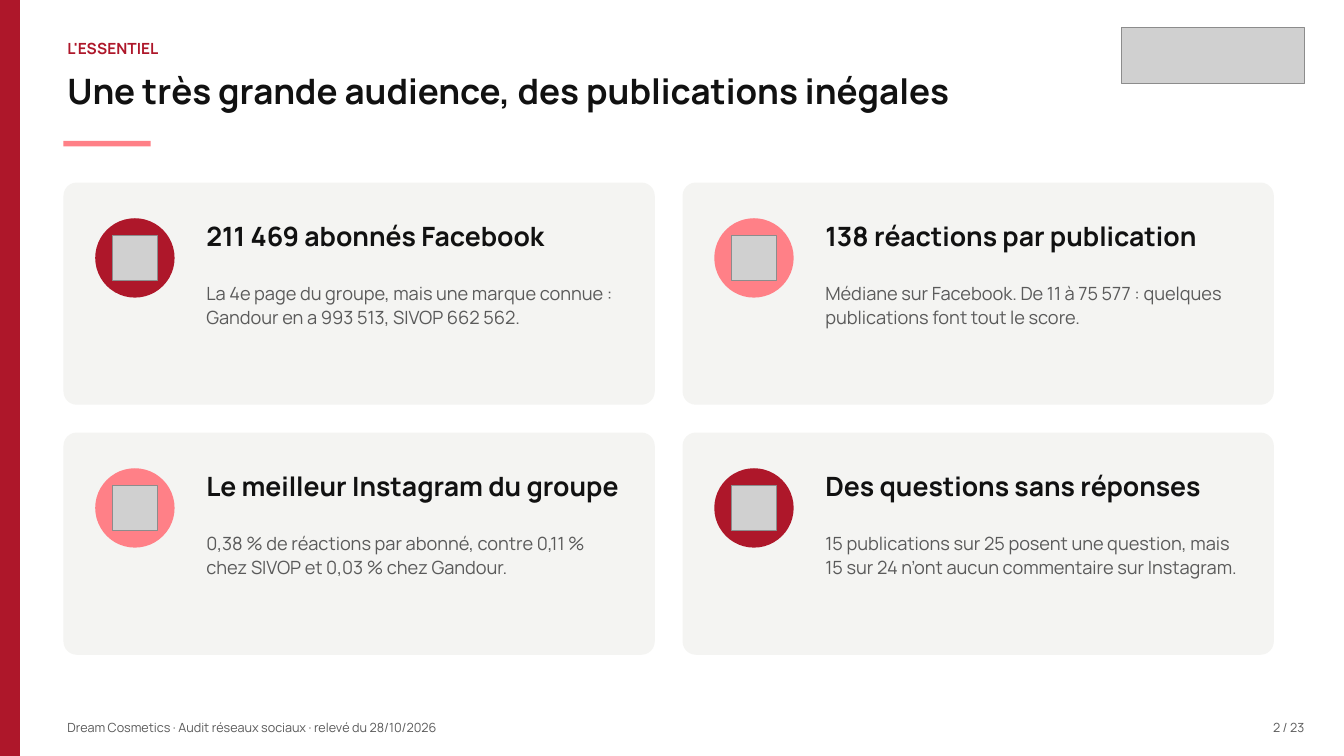
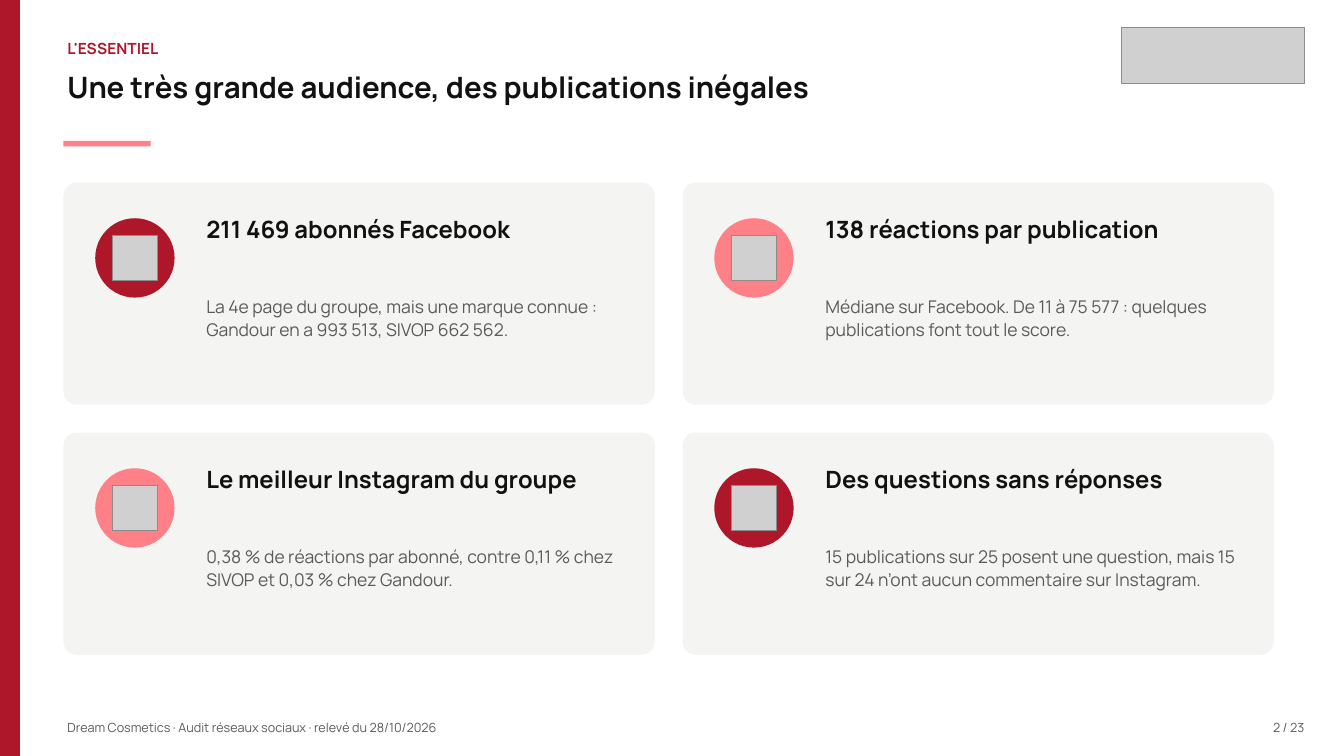
Before and after one commit to leslita06/fatima-unifood-fictif, a slide deck: slide 2 of tmp-tj/261028_dream-cosmetics_audit-reseaux-sociaux_v2.pptx. Drawn at 1344x756 pixels with LibreOffice and Linux fonts; fonts in the diff are those of the drawing; grey boxes stand for pictures. Boxes give left, top, right and bottom in pixels: in the first picture for what was removed or moved away, otherwise in the second. Text is boxed around its words. In the diff, an @@ line names an element or a change of style, - is before the commit and + after.

```diff
--- a/tmp-tj/261028_dream-cosmetics_audit-reseaux-sociaux_v2.pptx
+++ b/tmp-tj/261028_dream-cosmetics_audit-reseaux-sociaux_v2.pptx
@@ text "Une très grande audience, des ..." at (67,74,809,106): size 25 to 21 pt @@
@@ text "La 4e page du groupe, ...": place and size @@
-text "La 4e page du groupe, ..." at (206,287,603,326)
+text "La 4e page du groupe, ..." at (206,300,588,338)
@@ text "Médiane sur Facebook. De 11 ...": place and size @@
-text "Médiane sur Facebook. De 11 ..." at (825,286,1222,329)
+text "Médiane sur Facebook. De 11 ..." at (825,299,1207,340)
@@ size 19 to 17 pt in 4 elements at (206,219,509,239), (825,219,1159,244), (206,470,577,494), (825,469,1163,494) @@
@@ text "0,38 % de réactions par ...": place and size @@
-text "0,38 % de réactions par ..." at (206,536,565,576)
+text "0,38 % de réactions par ..." at (206,549,614,588)
@@ size 13 to 12.5 pt in 4 elements at (206,549,614,588), (206,300,588,338), (825,299,1207,340), (825,550,1235,591) @@
@@ text "15 publications sur 25 posent ...": place and size @@
-text "15 publications sur 25 posent ..." at (825,536,1237,579)
+text "15 publications sur 25 posent ..." at (825,550,1235,591)
```
Also in this commit, not shown: 8 other slides changed.
